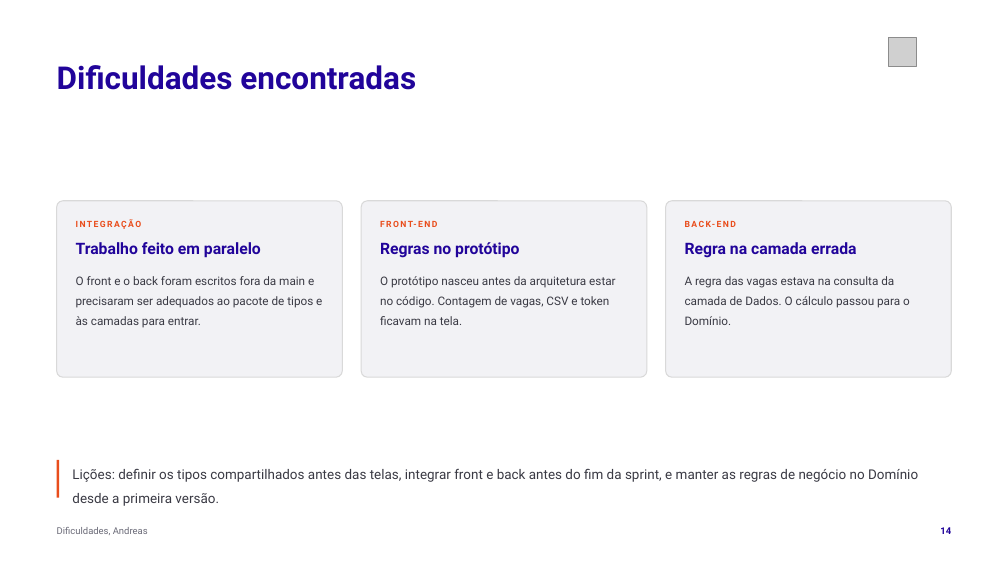
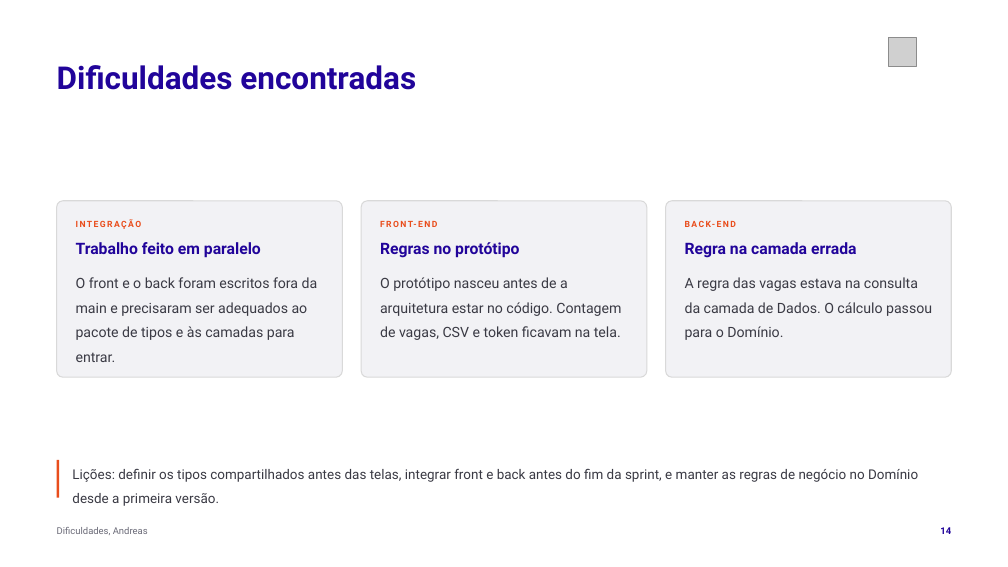
Before and after one commit to tcpassos/invite-app, a slide deck: slide 14 of trabalhos/T3-Apresentacao-Intermediaria.pptx. Drawn at 1008x567 pixels with LibreOffice and Linux fonts; fonts in the diff are those of the drawing; grey boxes stand for pictures. Boxes give left, top, right and bottom in pixels: in the first picture for what was removed or moved away, otherwise in the second. Text is boxed around its words. In the diff, an @@ line names an element or a change of style, - is before the commit and + after.

```diff
--- a/trabalhos/T3-Apresentacao-Intermediaria.pptx
+++ b/trabalhos/T3-Apresentacao-Intermediaria.pptx
@@ text "O front e o back ..." at [76,277,318,362]: size 11.2 to 13.5 pt @@
@@ text "A regra das vagas estava ..." at [685,277,932,340]: size 11.2 to 13.5 pt @@
@@ text at [380,277,621,340]: text changed; size 11.2 to 13.5 pt @@
-O protótipo nasceu antes da arquitetura estar no código. Contagem de vagas, CSV e token ficavam na tela.
+O protótipo nasceu antes de a arquitetura estar no código. Contagem de vagas, CSV e token ficavam na tela.
```
Also in this commit, not shown: 15 other slides changed, 1 slide added, 7 other files.
